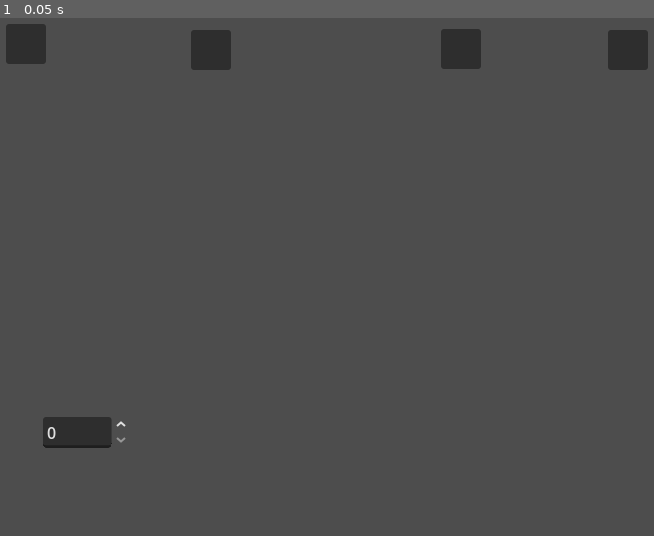
Above: before the commit, frame 1.
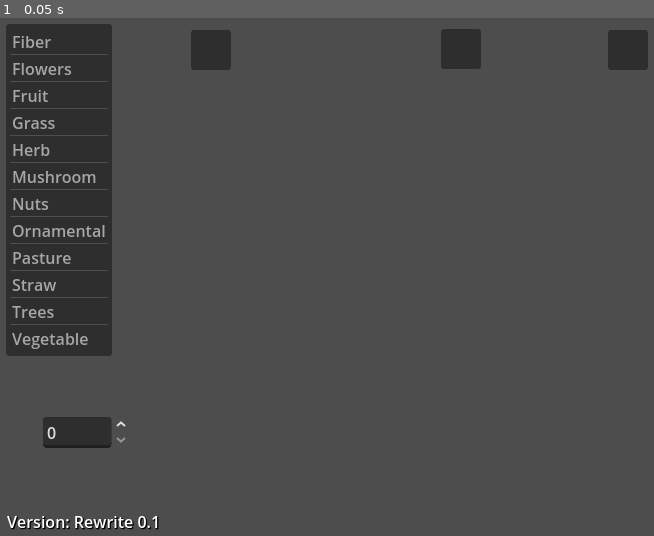
Above: after the commit, the same moment.

Repository: Lightiron2/SeedCosts-for-Elin
Game: Godot game, scene res://rewrite/calc_rewrite.tscn
Two runs of this game, one before a commit and one after it. Both use one fixed random seed, a clock stepped at 60 frames per second and the inputs below. This scene is started directly instead of the project's main scene.
Inputs:
- Up to frame 1 (0.05 s): no input

The runs differ from the first frame. In frame 1, 9.7% of the frame differs, in the area x 0-25%, y 1-99%.

Commit message:
safety save

Diff:
--- a/rewrite/calc_rewrite.gd
+++ b/rewrite/calc_rewrite.gd
@@ -1,40 +1,26 @@
 extends Control
 
-func _ready() -> void:
-	var existCheck = {"vas" = {"des" = 2}}
-	if existCheck.has(menuTypeName):
-		if existCheck[menuTypeName].has(seedName):
-			pass
-	#seed menu swap requires only oriArray and oriId, keep the old seed+type for editing dic func.
-	#seed menu swap changes the type and seed, save type+seed for dic add/remove.
-	#amount list dosent need to be called.
-	#create a checker for if the seedmenu seed already exists in the current seeds and dic.
-	pass
-	pass
-	pass
-
-#to be code
-#currentSeeds.append({"Type" = menuTypeName, "Seed" = seedName,"Amount" = amount})
-#var cSeeds: Array = currentSeeds
-#if not testDic[cSeeds[0]["Type"]:
-#	testDic[cSeeds[0]["Type"] = {}
-#testDic[cSeeds[0]["Type"]][cSeeds[0]["Seed"] = cSeeds[0]["Amount"]
-#calculateCost()
-
-#var curArNum: int = currentSeeds.size()
-#if value == 0:
-#	array.erase curArNum
-#	if testDic[cSeeds[curArNum]["Type"]].size() =< 1:
-#		testDic.erase(cSeeds[curArNum]["Type"])
-#	else:
-#		testDic[cSeeds[curArNum]["Type"][cSeeds[curArNum]["Seed"]]
-#
-
-#var temp: Dictionary = currentSeeds[index]
-#var tempTarget: Dictionary = currentseeds[targetId]
-#currentSeeds[index] = tempTarget
-#currentSeeds[targetId] = temp
-#calculateCost()
+var versionName: String = "Version: Rewrite 0.1"
+var version: float = 0.1
+@export var versionLabel: Label
+
+const Fiber: Dictionary = {"Cotton" = 2.0}
+const Flowers: Dictionary = {"Normal" = 1.0,"Blue" = 1.0,"White" = 1.0,"Yellow" = 1.0}
+const Fruit: Dictionary = {"Apple" = 3.0,"Banana" = 2.0,"Berry" = 1.0,"Cactus" = 3.0,"Grape" = 5.0,
+"Orange" = 3.0,"Palulu" = 2.0,"Pear" = 3.0,"Rainbow" = 8.0}
+const Grass: Dictionary = {"Weed" = 1.0,"Cattail" = 1.0}
+const Herb: Dictionary = {"Blue" = 2.0, "Green" = 2.0,"Purple" = 2.0,"Red" = 2.0,"Tobacc" = 6.0}
+const Mushroom: Dictionary = {"Mushroom" = 2.0}
+const Nuts: Dictionary = {"Api" = 2.0,"Coffee" = 4.0,"Crim" = 2.0}
+const Ornamental: Dictionary = {"Rafflesia" = 0.0,"Fern" = 0.0}
+const Pasture: Dictionary = {"Pasture" = 0.5,"Silver" = 0.5}
+const Straw: Dictionary = {"Rice" = 3.0,"Wheat" = 3.0}
+const Trees: Dictionary = {"Birch" = 0.5,"Cedar" = 0.5,"Cherry" = 0.5,"Christmas" = 0.5,"Coral" = 7.0,
+"Feywood" = 10.0,"Fir" = 0.5,"Mushroom Tree" = 0.5,"Mahogany" = 0.5,"Oak" = 0.5,"Pine" = 0.5,"Rosewood" = 0.5,}
+const Vegetable: Dictionary = {"Bamboo" = 1.0,"Cabbage" = 4.0,"Cabocchi" = 4.0,"Carrot" = 3.0,
+"Corn" = 4.0,"Imo" = 3.0,"Radish" = 4.0,"SeaweedDeep" = 4.0,"Tomato" = 3.0,}
+
+
 var addingFromSeedMenu: bool = false
 var editingValue: bool = false
 var swappingSelfContained: bool = false
@@ -45,14 +31,15 @@
 var swapOriginArray: Array = []
 
 
-
 const staticTestDic: Dictionary = {
-	"flow" = {"white" = 1, "normal" = 1},
-	"tree" = {"fat" = 5, "skinny" = 1}
+	"Fiber" = Fiber, "Flowers" = Flowers,"Fruit" = Fruit,"Grass" = Grass,"Herb" = Herb,
+	"Mushroom" = Mushroom,"Nuts" = Nuts,"Ornamental" = Ornamental,
+	"Pasture" = Pasture,"Straw" = Straw,"Trees" = Trees,"Vegetable" = Vegetable,
 }
 var testDic: Dictionary = {}
-const testArray: Array = ["flow","tree"]
-var typeNameArray: Array = ["flow","tree"]
+
+const typeNameArray: Array[String] = ["Fiber","Flowers","Fruit","Grass","Herb","Mushroom","Nuts","Ornamental",
+	"Pasture","Straw","Trees","Vegetable",]
 var menuTypeName: String = "No Target"
 var seedName: String = "No Target"
 var typeId: int = -1
@@ -74,14 +61,21 @@
 @export var typeMenu: ItemList
 @export var seedsMenu: ItemList
 @export var seedNameList: ItemList
-@export var seedAmmountList: ItemList
+@export var seedAmountList: ItemList
 
 var inputBox: SpinBox = null
 
+func _ready() -> void:
+	typeMenu.clear()
+	for key in typeNameArray:
+		typeMenu.add_item(key,null,true)
+	if versionLabel:
+		versionLabel.text = versionName
+
+#not tested
 func _on_type_menu_item_selected(index: int) -> void:
 	menuTypeName = typeNameArray[index]
-	seedAmmountList.deselect_all()
-	seedsMenu.deselect_all()
+	deselectAll()
 	typeId = index
 	seedName = "No Target"
 	if typeMenu.item_count > 0:
@@ -89,33 +83,38 @@
 	for key in staticTestDic[menuTypeName]:
 		seedsMenu.add_item(key,null,true)
 	removeOldInputBox()
-
+#not tested
 func _on_seed_menu_item_selected(index: int) -> void:
 	amount = 0.0
 	removeOldInputBox()
 	seedName = seedsMenu.get_item_text(index)
-	if testDic.has(menuTypeName):
-		if testDic[menuTypeName].has(seedName):
-			editingValue = true
-			amount = testDic[menuTypeName][seedName]["Amount"]
-			createInputBox(amount)
+	if swapping:
+		if not checkIfEntryExists():
+			swapItem(index)
+			calculateCost()
 			return
-			pass
-			pass
-	createInputBox(0.0)
-
+		resetSwapping()
+		return
+	createInputBox(amount)
+#maybe done, not tested
 func _on_current_seeds_item_selected(index: int) -> void:
 	removeOldInputBox()
+	editingValue = false
 	if swapping == true:
+		swapTargetIndex = index
 		swappingSelfContained = true
-#		swapItem(index)
-		return
-	#swapOrigin = currentSeeds[index]
-	#swapOrigin["Index"] = index
+		swapItem(index)
+		return
+	swapOriginIndex = index
 	swapping = true
-
+#not tested
 func _on_seed_ammount_item_selected(index: int) -> void:
 	removeOldInputBox()
+	editingValue = true
+	swapping = false
+	swappingSelfContained = false
+	seedCheckerIndex = index
+	amount = currentSeeds[index]["Amount"]
 	createInputBox(amount)
 
 func checkIfEntryExists():
@@ -144,14 +143,15 @@
 			seedCheckerIndex = thisIndex
 			return
 		thisIndex += 1
-	currentSeeds.append({"Type" = type, "Seed" = seed,"Amount" = value})
-	var seedsize = currentSeeds.size()
-	if seedsize > 0:
-		seedCheckerIndex = seedsize - 1
-	seedAmmountList.add_item(str(value),null,true)
-	seedNameList.add_item(seed,null,true)
-	addingFromSeedMenu = false
-	editingValue = true
+	if not swapping:
+		currentSeeds.append({"Type" = type, "Seed" = seed,"Amount" = value})
+		var seedsize = currentSeeds.size()
+		if seedsize > 0:
+			seedCheckerIndex = seedsize - 1
+		seedAmountList.add_item(str(value),null,true)
+		seedNameList.add_item(seed,null,true)
+		addingFromSeedMenu = false
+		editingValue = true
 	return
 
 func editDicAndArray(value: int):
@@ -163,7 +163,7 @@
 		tempSeed = currentSeeds[tpId]["Seed"]
 		currentSeeds[tpId]["Amount"] = value
 		testDic[tempType][tempSeed] = value
-		seedAmmountList.set_item_text(tpId,str(value))
+		seedAmountList.set_item_text(tpId,str(value))
 		return
 	print("Array does not exist, edit func.")
 func removeFromDicAndArray(index: int):
@@ -176,7 +176,8 @@
 				testDic.erase(tempType)
 			if sizE > 1:
 				testDic[tempType].erase(tempSeed)
-		currentSeeds.remove_at(index)
+		if not swapping:
+			currentSeeds.remove_at(index)
 	editingValue = false
 	pass
 func swapItem(index: int):
@@ -191,23 +192,29 @@
 			currentSeeds[swapTargetIndex][key] = swapOriginArray[ins]
 			currentSeeds[swapOriginIndex][key] = swapTargetArray[ins]
 			ins += 1
-		swapTargetArray.clear()
-		swapOriginArray.clear()
-		swapTargetIndex = -1
-		swapOriginIndex = -1
-		deselectAll()
-		swappingSelfContained = false
+		resetSwapping()
 		updateItemLists(-1)
+		return
+	if swapping:
+		var tempName: String = seedNameList.get_item_text(index)
+		var tempAmount: float = currentSeeds[swapOriginIndex]["Amount"]
+		addToDicAndArray(menuTypeName,tempName,tempAmount)
+		removeFromDicAndArray(swapOriginIndex)
+		currentSeeds[swapOriginIndex]["Seed"] = seedName
+		currentSeeds[swapOriginIndex]["Type"] = menuTypeName
+		seedNameList.set_item_text(swapOriginIndex,seedName)
+		resetSwapping()
+		pass
 func updateItemLists(index: int):
 	if index > -1:
 		seedNameList.remove_item(index)
-		seedAmmountList.remove_item(index)
+		seedAmountList.remove_item(index)
 	if index < 0:
 		seedNameList.clear()
-		seedAmmountList.clear()
+		seedAmountList.clear()
 		for item in currentSeeds:
 			seedNameList.add_item(item["Seed"],null,true)
-			seedAmmountList.add_item(item["Amount"],null,true)
+			seedAmountList.add_item(item["Amount"],null,true)
 func calculateCost():
 	var vals: float = 0.0
 	for types in testDic:
@@ -239,6 +246,7 @@
 		if editingValue == true:
 			editDicAndArray(value)
 			calculateCost()
+			return
 			pass
 			pass
 		if addingFromSeedMenu == true:
@@ -277,5 +285,17 @@
 
 func deselectAll():
 	seedsMenu.deselect_all()
-	seedAmmountList.deselect_all()
+	seedAmountList.deselect_all()
 	seedNameList.deselect_all()
+
+func resetSwapping():
+	swapping = false
+	swappingSelfContained = false
+	if swapTargetArray:
+		swapTargetArray.clear()
+	if swapOriginArray:
+		swapOriginArray.clear()
+	swapTargetIndex = -1
+	swapOriginIndex = -1
+	deselectAll()
+	pass
--- a/rewrite/calc_rewrite.tscn
+++ b/rewrite/calc_rewrite.tscn
@@ -2,7 +2,7 @@
 
 [ext_resource type="Script" uid="uid://dut5drsd0b8sj" path="res://rewrite/calc_rewrite.gd" id="1_3wlo8"]
 
-[node name="calcRewrite" type="Control" node_paths=PackedStringArray("fertilityDifferenceLabel", "typeMenu", "seedsMenu", "seedNameList")]
+[node name="calcRewrite" type="Control" node_paths=PackedStringArray("versionLabel", "fertilityDifferenceLabel", "typeMenu", "seedsMenu", "seedNameList", "seedAmountList")]
 layout_mode = 3
 anchors_preset = 15
 anchor_right = 1.0
@@ -12,10 +12,12 @@
 size_flags_horizontal = 4
 size_flags_vertical = 4
 script = ExtResource("1_3wlo8")
+versionLabel = NodePath("Control/VersionLabel")
 fertilityDifferenceLabel = NodePath("Control/Label")
 typeMenu = NodePath("Control/TypeMenu")
 seedsMenu = NodePath("Control/SeedMenu")
 seedNameList = NodePath("Control/seedNameList")
+seedAmountList = NodePath("Control/seedAmountList")
 
 [node name="Control" type="Control" parent="."]
 layout_mode = 1
@@ -59,7 +61,7 @@
 auto_width = true
 auto_height = true
 
-[node name="seedAmmountList" type="ItemList" parent="Control"]
+[node name="seedAmountList" type="ItemList" parent="Control"]
 layout_mode = 0
 offset_left = 280.0
 offset_top = -243.0
@@ -73,6 +75,14 @@
 offset_right = 40.0
 offset_bottom = 23.0
 
+[node name="VersionLabel" type="Label" parent="Control"]
+layout_mode = 0
+offset_left = -321.0
+offset_top = 237.0
+offset_right = -281.0
+offset_bottom = 260.0
+theme_override_colors/font_shadow_color = Color(0, 0, 0, 1)
+
 [node name="SpinBox" type="SpinBox" parent="."]
 layout_mode = 0
 offset_left = 55.0
@@ -83,4 +93,4 @@
 [connection signal="item_selected" from="Control/TypeMenu" to="." method="_on_type_menu_item_selected"]
 [connection signal="item_selected" from="Control/SeedMenu" to="." method="_on_seed_menu_item_selected"]
 [connection signal="item_selected" from="Control/seedNameList" to="." method="_on_current_seeds_item_selected"]
-[connection signal="item_selected" from="Control/seedAmmountList" to="." method="_on_seed_ammount_item_selected"]
+[connection signal="item_selected" from="Control/seedAmountList" to="." method="_on_seed_ammount_item_selected"]
